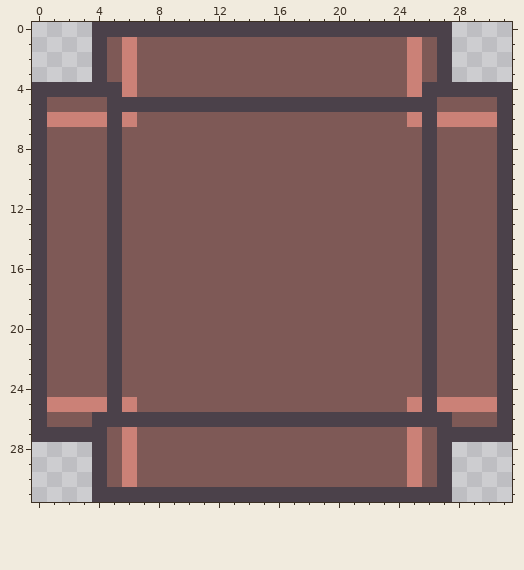
Pixel-art sprite: src/Sprites/Pipes/4-Cross/4-CrossEmpty.png. This is how it looked before the edit.
The file is 32x32 pixels.
Now the later version:
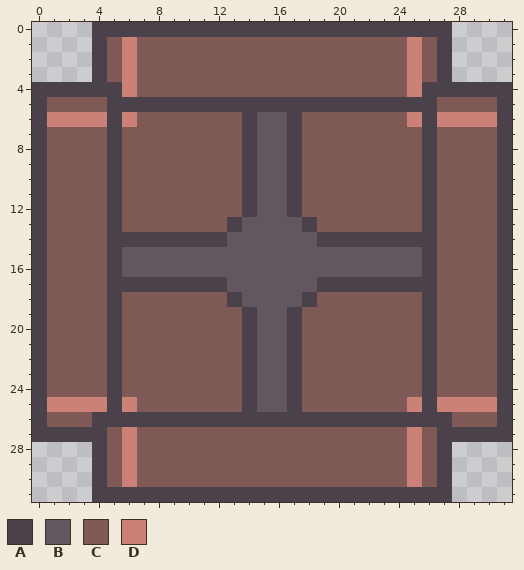
Palette (. is transparent): A #4b414a  B #625760  C #7e5956  D #cb8177
What changed:
y 6..12: x 14..17 CCCC -> ABBA
y 13: x 13..18 CCCCCC -> ABBBBA
y 14: x 6..25 CCCCCCCCCCCCCCCCCCCC -> AAAAAAABBBBBBAAAAAAA
y 15..16: x 6..25 CCCCCCCCCCCCCCCCCCCC -> BBBBBBBBBBBBBBBBBBBB
y 17: x 6..25 CCCCCCCCCCCCCCCCCCCC -> AAAAAAABBBBBBAAAAAAA
y 18: x 13..18 CCCCCC -> ABBBBA
y 19..25: x 14..17 CCCC -> ABBA
Where, in picture pixels (left, top, right, bottom), the same in both pictures:
changed: (122, 112, 422, 412)
